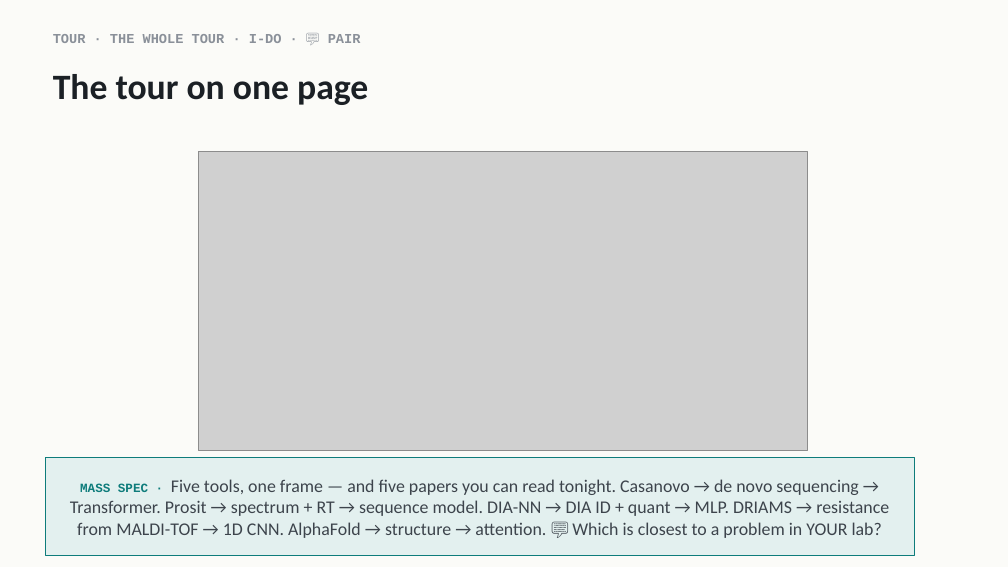
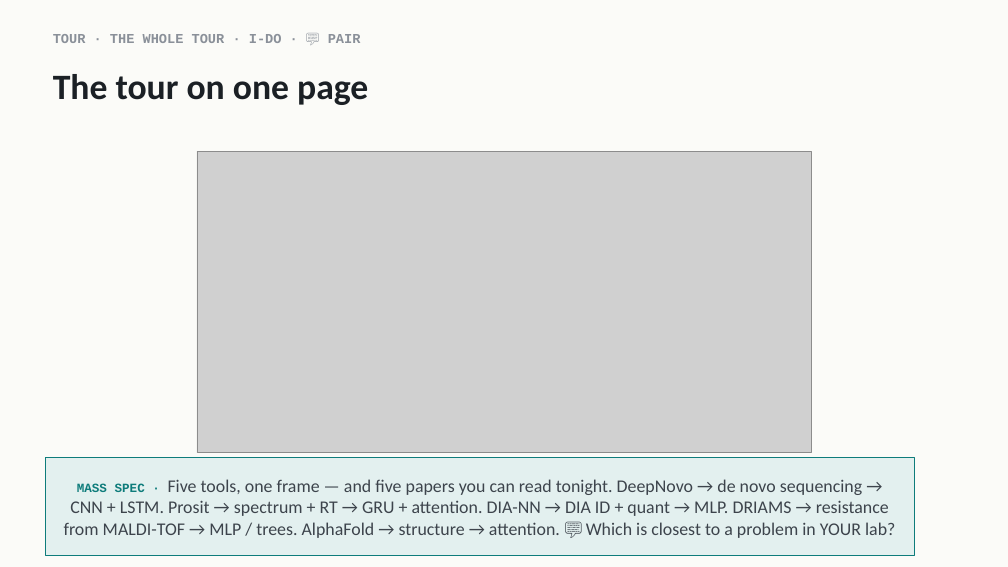
Before and after one commit to indigobio/msacl_dl_course, a slide deck: slide 42 of slides/pptx/lecture13_llms_landscape.pptx (slide 32 before the commit). Drawn at 1008x567 pixels with LibreOffice and Linux fonts; fonts in the diff are those of the drawing; grey boxes stand for pictures. Boxes give left, top, right and bottom in pixels: in the first picture for what was removed or moved away, otherwise in the second. Text is boxed around its words. In the diff, an @@ line names an element or a change of style, - is before the commit and + after.

```diff
--- a/slides/pptx/lecture13_llms_landscape.pptx
+++ b/slides/pptx/lecture13_llms_landscape.pptx
@@ picture: place and size @@
-picture at [198, 151, 807, 451]
+picture at [197, 151, 811, 453]
@@ text in rectangle at [64, 479, 895, 538]: text changed @@
-MASS SPEC · Five tools, one frame — and five papers you can read tonight. Casanovo → de novo sequencing → Transformer. Prosit → spectrum + RT → sequence model. DIA-NN → DIA ID + quant → MLP. DRIAMS → resistance from MALDI-TOF → 1D CNN. AlphaFold → structure → attention. 💬 Which is closest to a problem in YOUR lab?
+MASS SPEC · Five tools, one frame — and five papers you can read tonight. DeepNovo → de novo sequencing → CNN + LSTM. Prosit → spectrum + RT → GRU + attention. DIA-NN → DIA ID + quant → MLP. DRIAMS → resistance from MALDI-TOF → MLP / trees. AlphaFold → structure → attention. 💬 Which is closest to a problem in YOUR lab?
```
Also in this commit, not shown: 6 other slides changed, 10 slides added, 3 other files.
